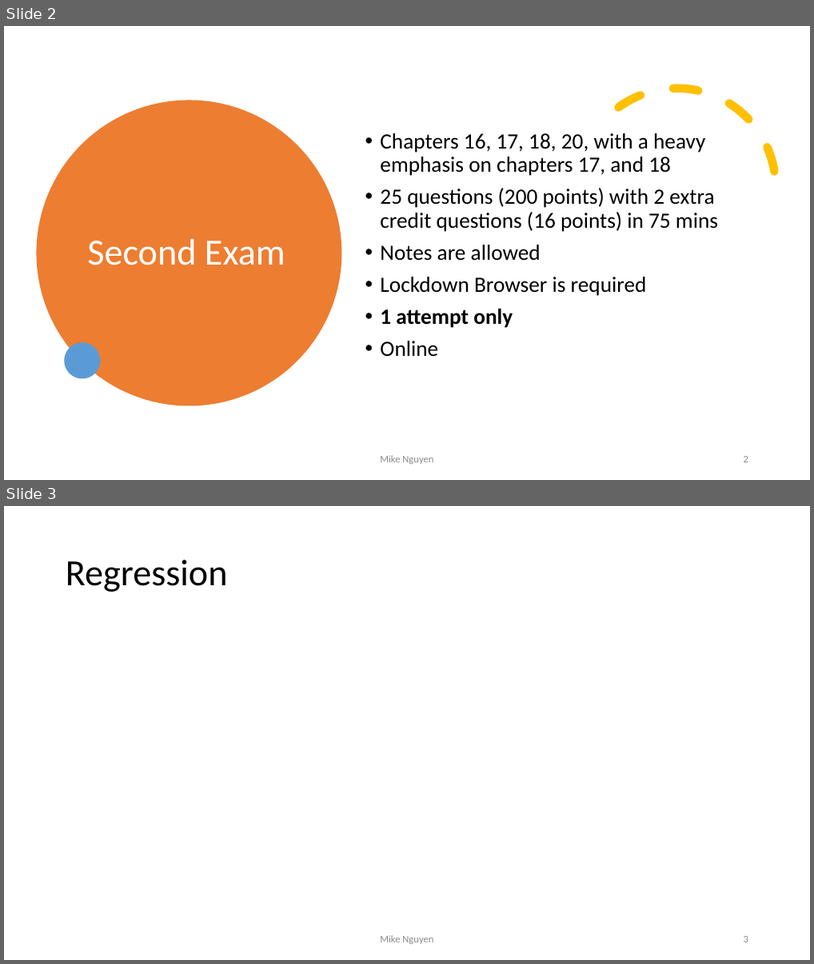
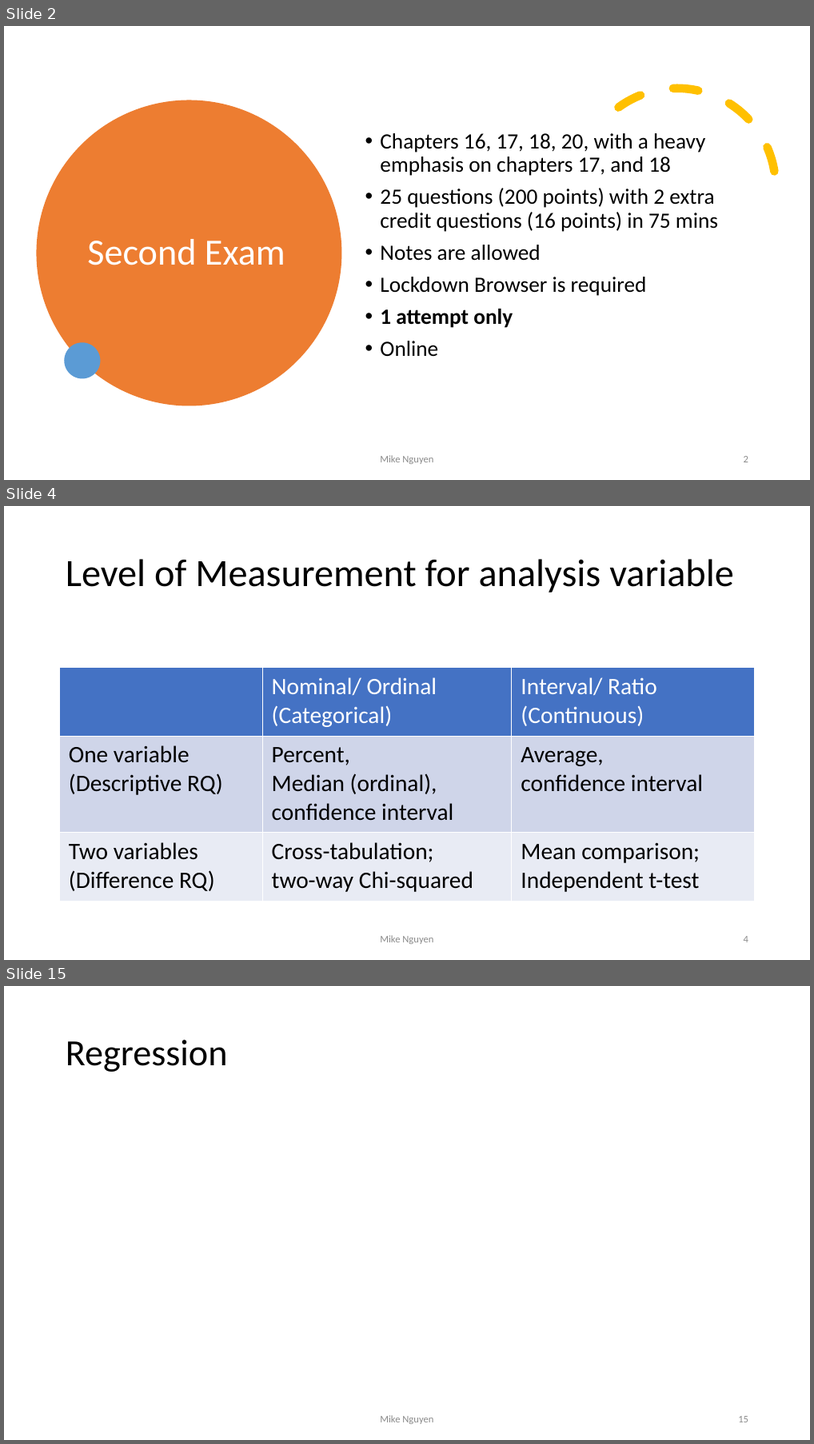
Before and after one commit to mikenguyen13/mar4050, a slide deck: lectures/14/2_Review.pptx. Shown one above the other, each under a label of ours: slides 2 and 3 before the commit, slides 2, 4 and 15 after it; the slides between them are not shown. The pictures are 814x964 and 814x1444 pixels, drawn with LibreOffice and Linux fonts; fonts in the diff are those of the drawing. Boxes give left, top, right and bottom in pixels: in the first picture for what was removed or moved away, otherwise in the second. Text is boxed around its words. In the diff, an @@ line names an element or a change of style, - is before the commit and + after.

```diff
--- a/lectures/14/2_Review.pptx
+++ b/lectures/14/2_Review.pptx
@@ slide 4 added at (4,506,810,960), background #FFFFFF @@
@@ title added at (66,559,734,592), 46 pt, text #000000 @@
+Level of Measurement for analysis variable
@@ table added at (60,668,755,901), 3 rows, 3 columns @@
+ | Nominal/ Ordinal (Categorical) | Interval/ Ratio (Continuous)
+One variable / (Descriptive RQ) | Percent, / Median (ordinal), / confidence interval | Average, / confidence interval
+Two variables / (Difference RQ) | Cross-tabulation; / two-way Chi-squared | Mean comparison; Independent t-test
@@ text added at (380,935,434,944), 12 pt, text #8C8C8C @@
+Mike Nguyen
@@ page number added at (744,936,749,942), 12 pt, text #8C8C8C @@
+4
@@ what was slide 3 is now slide 15 @@
@@ page number at (738,1416,749,1422): text changed @@
-3
+15
```
Also in this commit, not shown: 12 other slides added, 15 other files.
